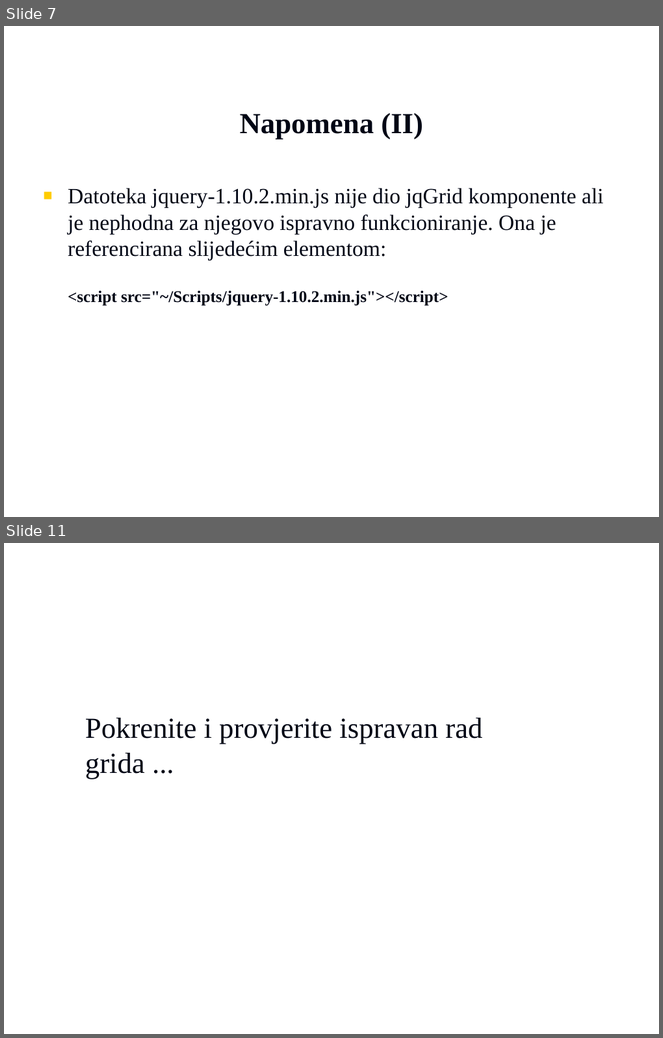
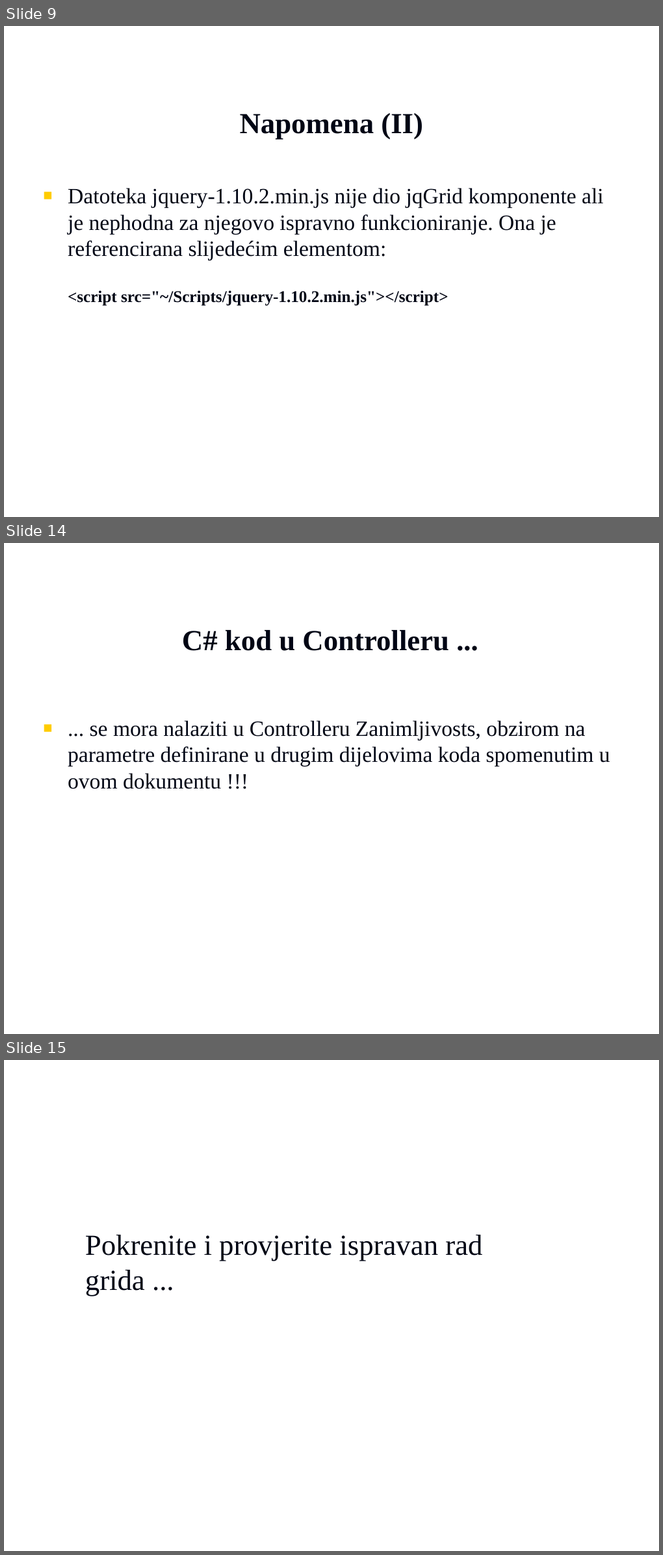
Before and after one commit to vzdesic/PZI, a slide deck: PPTs/18 MVC jqgrid.ppt. Shown one above the other, each under a label of ours: slides 7 and 11 before the commit, slides 9, 14 and 15 after it; the slides between them are not shown. The pictures are 663x1038 and 663x1555 pixels, drawn with LibreOffice and Linux fonts; fonts in the diff are those of the drawing; background and template pictures are left out. Boxes give left, top, right and bottom in pixels: in the first picture for what was removed or moved away, otherwise in the second. Text is boxed around its words. In the diff, an @@ line names an element or a change of style, - is before the commit and + after.

```diff
--- a/PPTs/18 MVC jqgrid.ppt
+++ b/PPTs/18 MVC jqgrid.ppt
@@ slide 14 added at box(4, 543, 659, 1034), background picture (left out) @@
@@ title added at box(182, 630, 449, 651), 32 pt, text #000514, bold @@
+C# kod u Controlleru ...
@@ text added at box(68, 720, 610, 789), 24 pt, text #000514 @@
+■ ... se mora nalaziti u Controlleru Zanimljivosts, obzirom na parametre definirane u drugim dijelovima koda spomenutim u ovom dokumentu !!!
@@ what was slide 7 is now slide 9 @@
@@ what was slide 11 is now slide 15 @@
```
Also in this commit, not shown: 3 slides changed, 3 other slides added, 1 other file.
